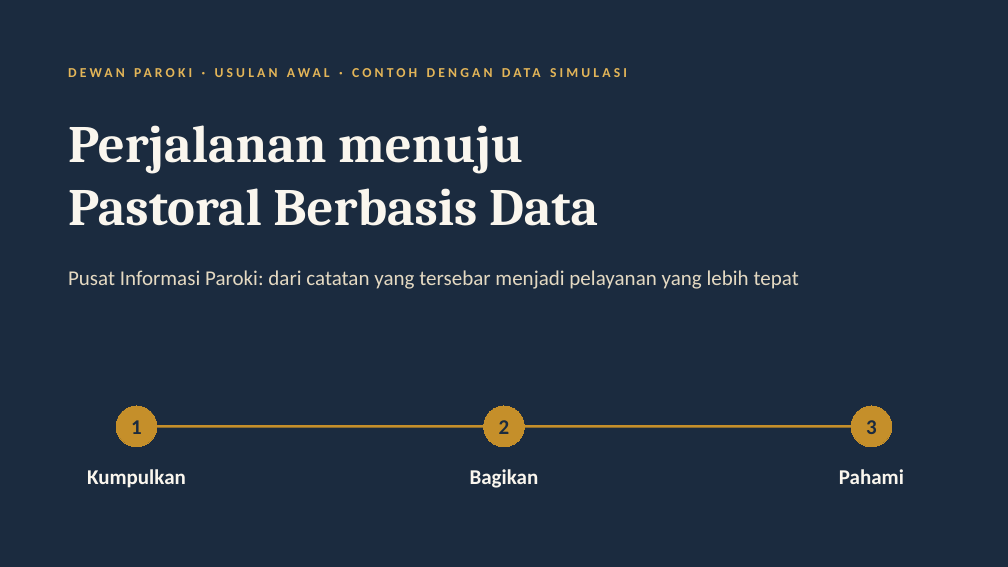
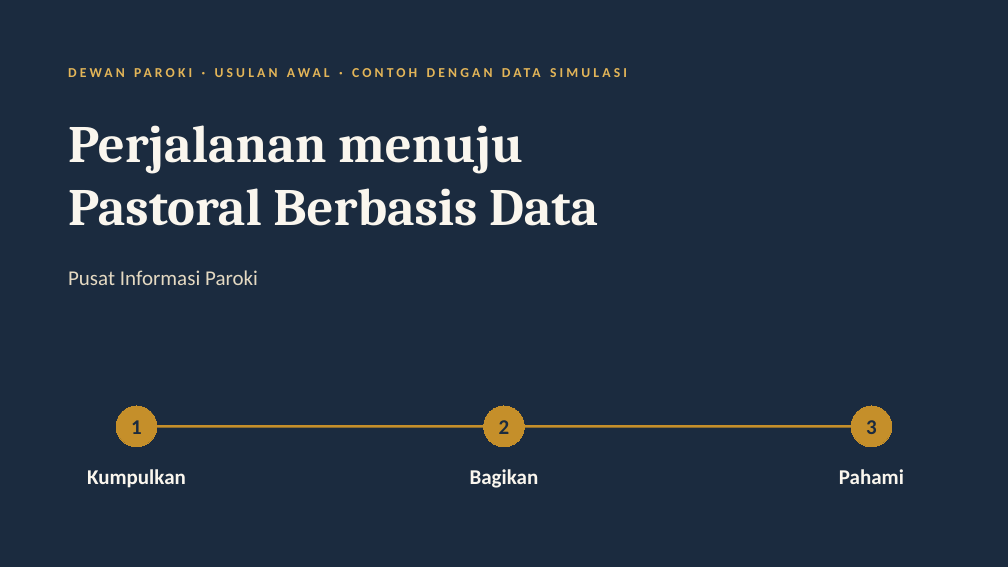
Before and after one commit to mizuruka92/church-activties, a slide deck: slide 1 of docs/presentation/pusat_informasi_paroki_dewan.pptx. Drawn at 1008x567 pixels with LibreOffice and Linux fonts; fonts in the diff are those of the drawing. Boxes give left, top, right and bottom in pixels: in the first picture for what was removed or moved away, otherwise in the second. Text is boxed around its words. In the diff, an @@ line names an element or a change of style, - is before the commit and + after.

```diff
--- a/docs/presentation/pusat_informasi_paroki_dewan.pptx
+++ b/docs/presentation/pusat_informasi_paroki_dewan.pptx
@@ text at (68,270,201,285): text changed @@
-Pusat Informasi Paroki: dari catatan yang tersebar menjadi pelayanan yang lebih tepat
+Pusat Informasi Paroki
```
Also in this commit, not shown: 6 other slides changed, 1 slide removed.
